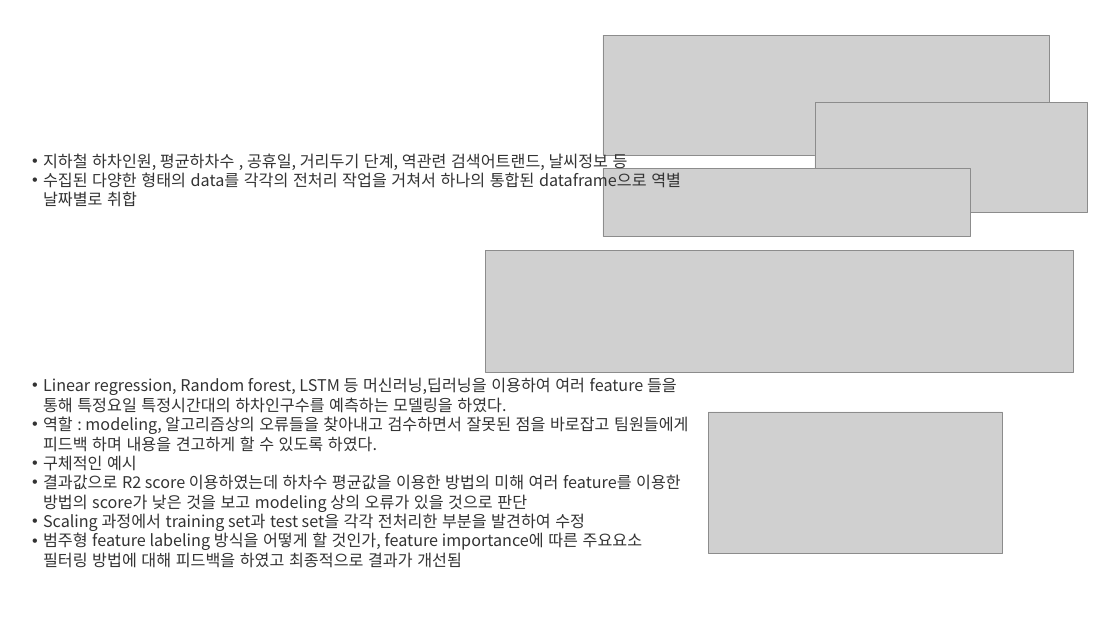
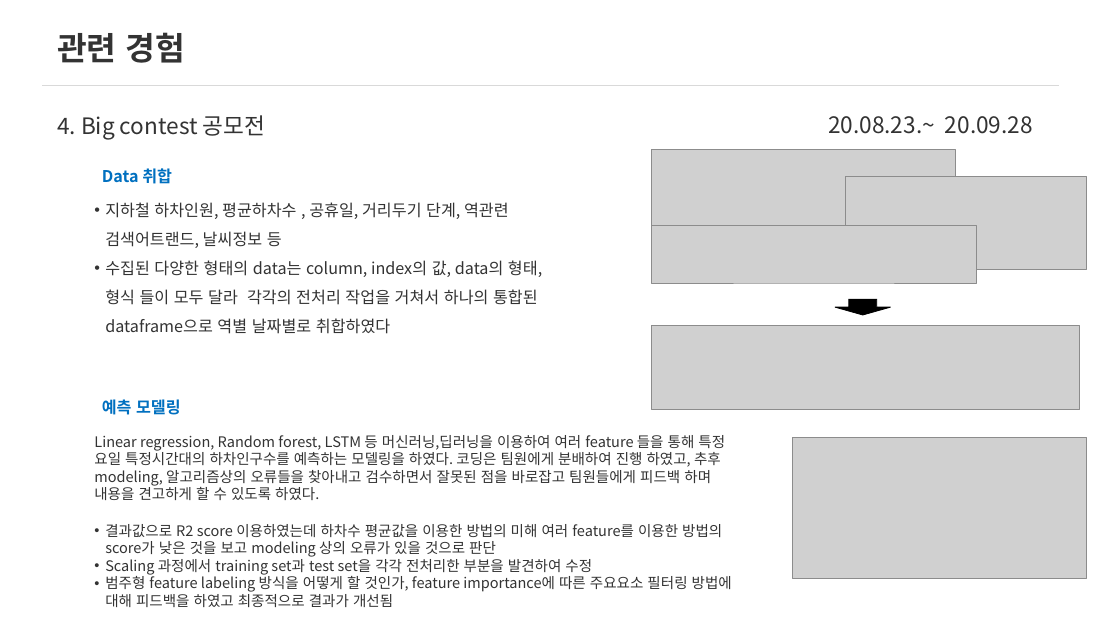
Before and after one commit to Changyoon-Lee/portfolio, a slide deck: slide 15 of 포트폴리오세부내용.pptx (slide 12 before the commit). Drawn at 1120x630 pixels with LibreOffice and Linux fonts; fonts in the diff are those of the drawing; grey boxes stand for pictures. Boxes give left, top, right and bottom in pixels: in the first picture for what was removed or moved away, otherwise in the second. Text is boxed around its words. In the diff, an @@ line names an element or a change of style, - is before the commit and + after.

```diff
--- a/포트폴리오세부내용.pptx
+++ b/포트폴리오세부내용.pptx
@@ text added at bbox=[57, 32, 185, 63], 40 pt, text #333333, bold @@
+관련 경험
@@ line added from (42, 85) to (1059, 85), #D9D9D9 0.5 pt @@
@@ text added at bbox=[57, 115, 265, 140], 28 pt, text #333333 @@
+4. Big contest 공모전
@@ text added at bbox=[828, 116, 1033, 134], 28 pt, text #333333 @@
+20.08.23.~ 20.09.28
@@ picture: place and size @@
-picture at bbox=[603, 35, 1049, 155]
+picture at bbox=[651, 149, 955, 227]
@@ text added at bbox=[102, 168, 172, 184], 20 pt, text #0070C0, bold @@
+Data 취합
@@ picture: place and size @@
-picture at bbox=[815, 102, 1087, 213]
+picture at bbox=[846, 176, 1086, 269]
@@ text "지하철 하차인원, 평균하차수 , 공휴일, ...": place and size @@
-text "지하철 하차인원, 평균하차수 , 공휴일, ..." at bbox=[43, 150, 681, 207]
+text "지하철 하차인원, 평균하차수 , 공휴일, ..." at bbox=[105, 202, 542, 334]
@@ text at bbox=[105, 202, 509, 248]: line spacing 1 to 1.5 @@
@@ picture: place and size @@
-picture at bbox=[603, 168, 970, 237]
+picture at bbox=[651, 226, 976, 283]
@@ text at bbox=[105, 260, 542, 334]: text changed @@
-• 수집된 다양한 형태의 data를 각각의 전처리 작업을 거쳐서 하나의 통합된 dataframe으로 역별 날짜별로 취합
+• 수집된 다양한 형태의 data는 column, index의 값, data의 형태, 형식 들이 모두 달라 각각의 전처리 작업을 거쳐서 하나의 통합된 dataframe으로 역별 날짜별로 취합하였다
@@ down arrow added at bbox=[835, 299, 891, 315], fill #000000, outline #000000 1 pt @@
@@ picture: place and size @@
-picture at bbox=[485, 250, 1073, 372]
+picture at bbox=[651, 325, 1079, 409]
@@ text added at bbox=[102, 399, 181, 415], 20 pt, text #0070C0, bold @@
+예측 모델링
@@ text "Linear regression, Random forest, LSTM ...": place and size @@
-text "Linear regression, Random forest, LSTM ..." at bbox=[43, 377, 688, 568]
+text "Linear regression, Random forest, LSTM ..." at bbox=[94, 435, 732, 607]
@@ text at bbox=[94, 435, 725, 500]: text changed; size 20 to 18 pt @@
-• Linear regression, Random forest, LSTM 등 머신러닝,딥러닝을 이용하여 여러 feature 들을 통해 특정요일 특정시간대의 하차인구수를 예측하는 모델링을 하였다.
-• 역할 : modeling, 알고리즘상의 오류들을 찾아내고 검수하면서 잘못된 점을 바로잡고 팀원들에게 피드백 하며 내용을 견고하게 할 수 있도록 하였다.
-• 구체적인 예시
+Linear regression, Random forest, LSTM 등 머신러닝,딥러닝을 이용하여 여러 feature 들을 통해 특정 요일 특정시간대의 하차인구수를 예측하는 모델링을 하였다. 코딩은 팀원에게 분배하여 진행 하였고, 추후 modeling, 알고리즘상의 오류들을 찾아내고 검수하면서 잘못된 점을 바로잡고 팀원들에게 피드백 하며 내용을 견고하게 할 수 있도록 하였다.
@@ picture: place and size @@
-picture at bbox=[708, 412, 1003, 553]
+picture at bbox=[792, 437, 1086, 579]
@@ text at bbox=[105, 524, 732, 607]: size 20 to 18 pt in "결과값으로 R2 score 이용하였는데 하차수 평균값을 이용한 ...", "Scaling 과정에서 training set과 test set을 각각 ...", "범주형 feature labeling 방식을 어떻게 할 것인가, ..." @@
```
Also in this commit, not shown: 12 other slides changed, 5 slides added.
